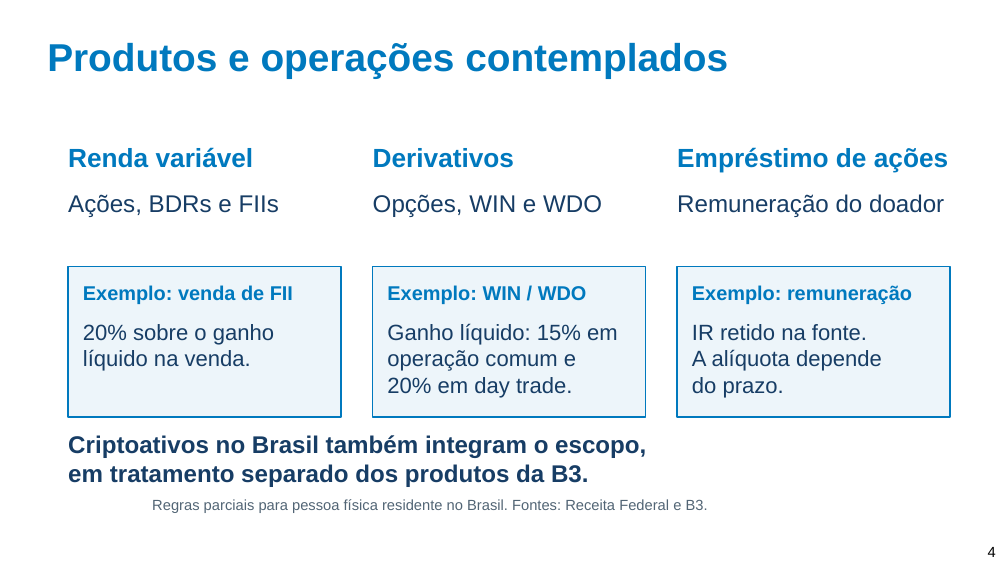
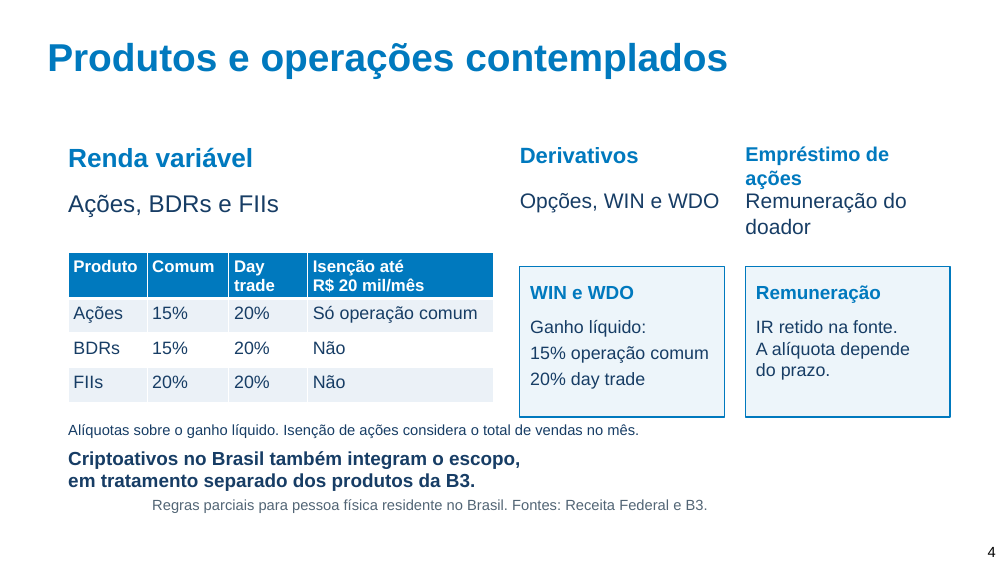
Before and after one commit to andreksp/BrazilianFinancialAssistant, a slide deck: slide 4 of Documentation/TCC/Revisao/Entrega_Final/Apresentacao_TCC_Andre_Khenaifes.pptx. Drawn at 1008x567 pixels with LibreOffice and Linux fonts; fonts in the diff are those of the drawing; background and template pictures are left out. Boxes give left, top, right and bottom in pixels: in the first picture for what was removed or moved away, otherwise in the second. Text is boxed around its words. In the diff, an @@ line names an element or a change of style, - is before the commit and + after.

```diff
--- a/Documentation/TCC/Revisao/Entrega_Final/Apresentacao_TCC_Andre_Khenaifes.pptx
+++ b/Documentation/TCC/Revisao/Entrega_Final/Apresentacao_TCC_Andre_Khenaifes.pptx
@@ text "Derivativos" moved from (x1=373, y1=148, x2=514, y2=168) to (x1=520, y1=147, x2=639, y2=164) @@
@@ text "Derivativos" at (x1=520, y1=147, x2=639, y2=164): size 25 to 21 pt @@
@@ text "Empréstimo de ações" moved from (x1=677, y1=147, x2=948, y2=173) to (x1=745, y1=146, x2=889, y2=189) @@
@@ text "Empréstimo de ações" at (x1=745, y1=146, x2=889, y2=189): size 25 to 19 pt @@
@@ text "Opções, WIN e WDO" at (x1=520, y1=193, x2=719, y2=213): size 23 to 20 pt @@
@@ text "Opções, WIN e WDO" moved from (x1=373, y1=194, x2=602, y2=217) to (x1=520, y1=193, x2=719, y2=213) @@
@@ text "Remuneração do doador" moved from (x1=677, y1=194, x2=944, y2=217) to (x1=745, y1=192, x2=906, y2=235) @@
@@ text "Remuneração do doador" at (x1=745, y1=192, x2=906, y2=235): size 23 to 20 pt @@
@@ rectangle removed at (x1=68, y1=267, x2=341, y2=417) @@
@@ table added at (x1=68, y1=252, x2=493, y2=403), 4 rows, 4 columns @@
+Produto | Comum | Day trade | Isenção até / R$ 20 mil/mês
+Ações | 15% | 20% | Só operação comum
+BDRs | 15% | 20% | Não
+FIIs | 20% | 20% | Não
@@ rectangle resized from (x1=373, y1=267, x2=646, y2=417) to (x1=520, y1=267, x2=725, y2=417) @@
@@ rectangle resized from (x1=678, y1=267, x2=951, y2=417) to (x1=746, y1=267, x2=951, y2=417) @@
@@ text removed at (x1=83, y1=285, x2=293, y2=304) @@
-Exemplo: venda de FII
@@ text at (x1=530, y1=285, x2=634, y2=299): text changed; size 19 to 18 pt @@
-Exemplo: WIN / WDO
+WIN e WDO
@@ text at (x1=756, y1=285, x2=881, y2=303): text changed; size 19 to 18 pt @@
-Exemplo: remuneração
+Remuneração
@@ text removed at (x1=83, y1=324, x2=274, y2=371) @@
-20% sobre o ganho
-líquido na venda.
@@ text at (x1=530, y1=320, x2=709, y2=389): text changed; size 21 to 17 pt @@
-Ganho líquido: 15% em
-operação comum e
-20% em day trade.
+Ganho líquido:
+15% operação comum
+20% day trade
@@ text "IR retido na fonte. A ..." moved from (x1=692, y1=324, x2=882, y2=398) to (x1=756, y1=320, x2=910, y2=380) @@
@@ text "IR retido na fonte. A ..." at (x1=756, y1=320, x2=910, y2=380): size 21 to 17 pt @@
@@ text "Criptoativos no Brasil também integram ..." moved from (x1=68, y1=435, x2=646, y2=487) to (x1=68, y1=451, x2=520, y2=491) @@
@@ text "Criptoativos no Brasil também integram ..." at (x1=68, y1=451, x2=520, y2=491): size 23 to 18 pt @@
@@ text added at (x1=68, y1=424, x2=639, y2=438), 14 pt, text #173D65 @@
+Alíquotas sobre o ganho líquido. Isenção de ações considera o total de vendas no mês.
```
Also in this commit, not shown: 12 other files.
